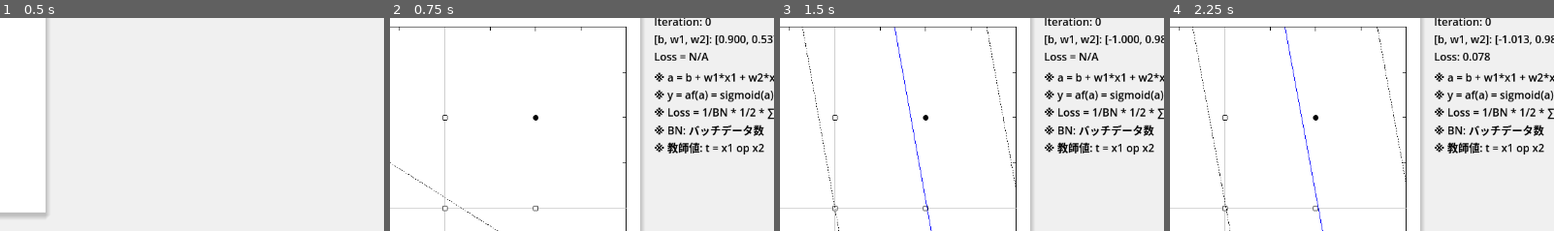
Above: before the commit, frames 1-4 (left to right).
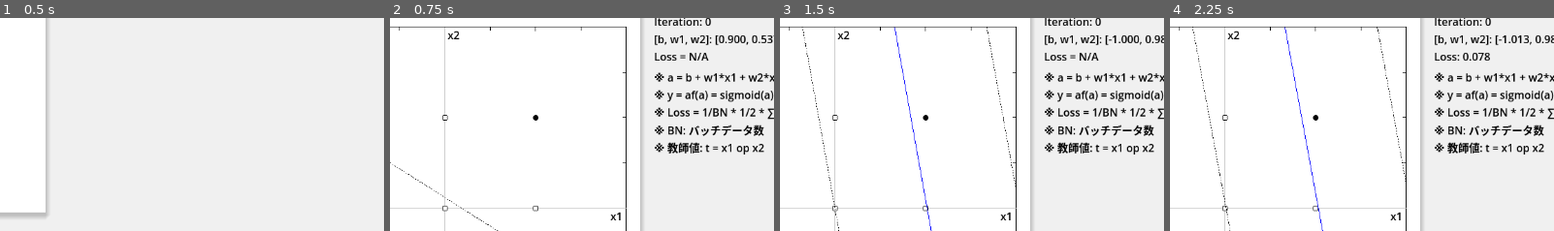
Above: after the commit, the same moments.

Repository: vivisuke/VisualFCL
Game: Godot game, scene res://top_scene.tscn
The game is run twice, just before and just after one commit, with the same random seed, the same clock (stepped at 60 frames per second) and the same inputs.
Inputs:
- Up to frame 1 (0.5 s): no input
- Up to frame 2 (0.75 s): click "単層NN" at 0.5 s
- Up to frame 3 (1.5 s): click "Init" at 1.25 s
- Up to frame 4 (2.25 s): click "Train 1 Step" at 2 s
The pictures show only the part of the screen within x 22-72%, y 3-53%; the shares and areas given below are measured in that part.

Frame 1 is identical in both runs. In frame 2, 0.1% of the frame differs, in the area x 14-61%, y 5-95%; in frame 3, 0.1%; in frame 4, 0.1%.

Commit message:
0050 ◎ C 06/19 06/19 0.003│ToDo│グラフ軸に x1, x2 ラベル設置

Diff:
--- a/VisualFCL/scripts/GraphRect.gd
+++ b/VisualFCL/scripts/GraphRect.gd
@@ -47,7 +47,7 @@
 var vec_input = []							# 入力データ配列, [x1, y1, bool]
 
 # 目盛り値ラベル設置
-func add_axis_scale(pos, txt):
+func add_axis_label(pos, txt):
 	var lbl = Label.new()
 	lbl.add_theme_color_override("font_color", Color.BLACK)
 	lbl.text = txt
@@ -64,15 +64,20 @@
 	vec_weight[2] = sin(th)
 	vv_weight.push_back(vec_weight)
 	# 目盛り値ラベル設置
-	add_axis_scale(Vector2(ORG_X-BTM_OFST, BTM), "0.0")
-	axis_labels.push_back(add_axis_scale(Vector2(ORG_X+GRAPH_WD/4-BTM_OFST, BTM), "%.1f" % (maxv/2)))
-	axis_labels.push_back(add_axis_scale(Vector2(RT-BTM_OFST, BTM), "%.1f" % maxv))
-	axis_labels.push_back(add_axis_scale(Vector2(ORG_X-GRAPH_WD/4-BTM_OFST, BTM), "-%.1f" % (maxv/2)))
-	axis_labels.push_back(add_axis_scale(Vector2(LT-BTM_OFST, BTM), "-%.1f" % maxv))
-	add_axis_scale(Vector2(LLT, ORG_Y-LT_OFST), "0.0")
-	axis_labels.push_back(add_axis_scale(Vector2(LLT, ORG_Y-GRAPH_HT/4-LT_OFST), "%.1f" % (maxv/2)))
-	axis_labels.push_back(add_axis_scale(Vector2(LLT, ORG_Y+GRAPH_HT/4-LT_OFST), "-%.1f" % (maxv/2)))
-	axis_labels.push_back(add_axis_scale(Vector2(LLT, TOP-LT_OFST), "%.1f" % maxv))
+	add_axis_label(Vector2(ORG_X-BTM_OFST, BTM), "0.0")
+	axis_labels.push_back(add_axis_label(Vector2(ORG_X+GRAPH_WD/4-BTM_OFST, BTM), "%.1f" % (maxv/2)))
+	axis_labels.push_back(add_axis_label(Vector2(RT-BTM_OFST, BTM), "%.1f" % maxv))
+	axis_labels.push_back(add_axis_label(Vector2(ORG_X-GRAPH_WD/4-BTM_OFST, BTM), "-%.1f" % (maxv/2)))
+	axis_labels.push_back(add_axis_label(Vector2(LT-BTM_OFST, BTM), "-%.1f" % maxv))
+	add_axis_label(Vector2(LLT, ORG_Y-LT_OFST), "0.0")
+	axis_labels.push_back(add_axis_label(Vector2(LLT, ORG_Y-GRAPH_HT/4-LT_OFST), "%.1f" % (maxv/2)))
+	axis_labels.push_back(add_axis_label(Vector2(LLT, ORG_Y+GRAPH_HT/4-LT_OFST), "-%.1f" % (maxv/2)))
+	axis_labels.push_back(add_axis_label(Vector2(LLT, TOP-LT_OFST), "%.1f" % maxv))
+	# "x1", "x2" 表示
+	add_axis_label(Vector2(RT-BTM_OFST*2, ORG_Y), "x1")
+	add_axis_label(Vector2(ORG_X+4, TOP), "x2")
+
+
 	#
 	pass
 
Not shown, changed: VisualFCL.spr
